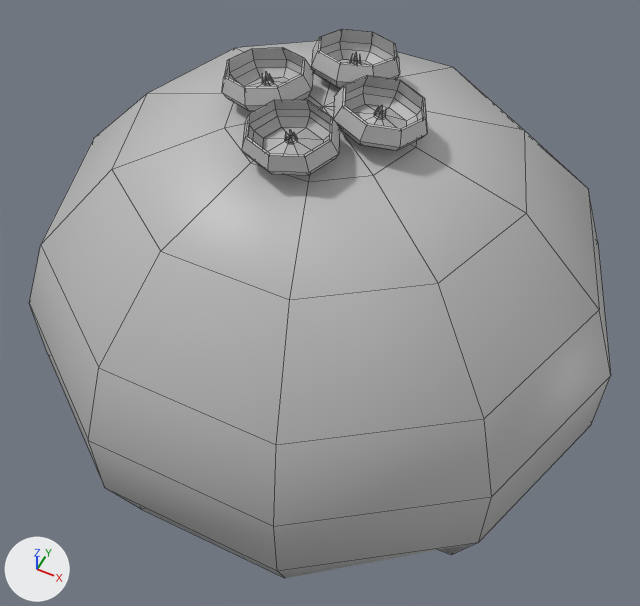
Renders of the FBX model Models/GhostCowboy/Misc/Environment Items/Barrel Cactus/ghostWestern_environment_barrelCactus.fbx from each side of a commit.
Before and after are seen from a 50 mm camera at (0.022, -0.0444, 0.0681) aimed at (0.0011, -0.0025, 0.0158). Every picture has the same lights, and +X, +Y and +Z are marked at lower left. Mesh edges are drawn as thin lines. Where no turn or scale is listed for an object, it has been applied to the vertices.
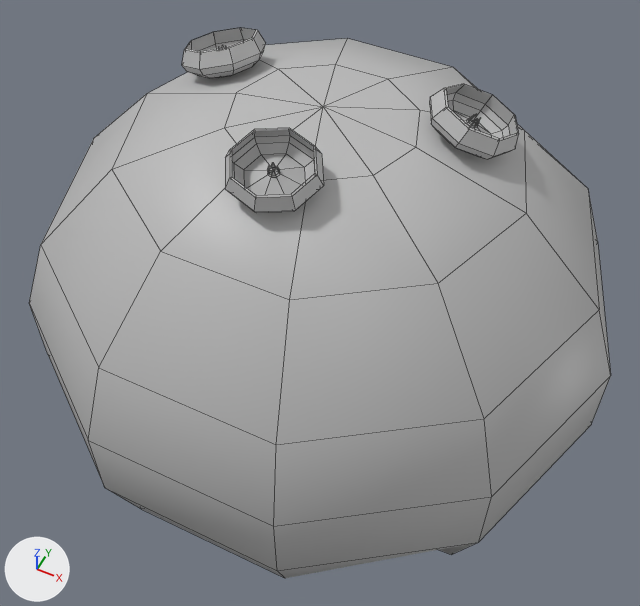
Where the newer file only moved an object's origin or applied its transform, the numbers keep the older frame.

Patch to the scene script:
```diff
--- a/Models/GhostCowboy/Misc/Environment Items/Barrel Cactus/ghostWestern_environment_barrelCactus.fbx.py
+++ b/Models/GhostCowboy/Misc/Environment Items/Barrel Cactus/ghostWestern_environment_barrelCactus.fbx.py
@@ me_mesh_003_1 @@
+me_mesh_003_1.from_pydata(...)  # 106 vertices, 112 faces; spans x -0.00326..0.0033, y -0.00284..0.00293, z -0.00171..0.00168
+me_mesh_003_1.materials.append(mat_barrelcactus_initialshadinggroup1)  # grey #bcbcbc
@@ me_mesh_001_1 @@
+me_mesh_001_1.from_pydata(...)  # 106 vertices, 112 faces; spans x -0.00313..0.00313, y -0.00299..0.00299, z -0.00176..0.00176
+me_mesh_001_1.materials.append(mat_barrelcactus_initialshadinggroup1)  # grey #bcbcbc
@@ me_mesh_002_1 @@
+me_mesh_002_1.from_pydata(...)  # 106 vertices, 112 faces; spans x -0.00308..0.00318, y -0.00299..0.00298, z -0.0018..0.00184
+me_mesh_002_1.materials.append(mat_barrelcactus_initialshadinggroup1)  # grey #bcbcbc
@@ ob_polysurface9 @@
-ob_polysurface9 = bpy.data.objects.new('polySurface9', me_mesh_003)
-ob_polysurface9.location = (0.00448, -0.00073, 0.03372)
@@ ob_polysurface8 @@
-ob_polysurface8 = bpy.data.objects.new('polySurface8', me_mesh_002)
-ob_polysurface8.location = (0.00049, -0.00536, 0.03362)
@@ ob_polysurface10 @@
-ob_polysurface10 = bpy.data.objects.new('polySurface10', me_mesh_004)
-ob_polysurface10.location = (-0.00372, -0.00073, 0.03371)
@@ ob_polysurface7 @@
-ob_polysurface7 = bpy.data.objects.new('polySurface7', me_mesh_001)
-ob_polysurface7.location = (0.00049, 0.00412, 0.03359)
@@ ob_flowerobj_polysurface7 @@
+ob_flowerobj_polysurface7 = bpy.data.objects.new('flowerOBJ_polySurface7', me_mesh_003_1)
+ob_flowerobj_polysurface7.location = (0.00055, -0.00788, 0.03301)
@@ ob_flowerobj_polysurface1 @@
+ob_flowerobj_polysurface1 = bpy.data.objects.new('flowerOBJ_polySurface1', me_mesh_001_1)
+ob_flowerobj_polysurface1.location = (0.00953, 0.00316, 0.03231)
@@ ob_flowerobj_polysurface6 @@
+ob_flowerobj_polysurface6 = bpy.data.objects.new('flowerOBJ_polySurface6', me_mesh_002_1)
+ob_flowerobj_polysurface6.location = (-0.00964, 0.00316, 0.03204)
```

What differs and where, as boxes [x1, y1, x2, y2] in the pictures (640 x 606 px):
'flowerOBJ_polySurface7', added: after [225, 128, 324, 213]
'polySurface8', deleted: before [242, 100, 340, 175]
'polySurface9', deleted: before [333, 76, 427, 151]
'flowerOBJ_polySurface1', added: after [430, 84, 519, 159]
'polySurface10', deleted: before [222, 48, 313, 111]
'polySurface7', deleted: before [311, 30, 400, 89]
'flowerOBJ_polySurface6', added: after [182, 28, 265, 78]
